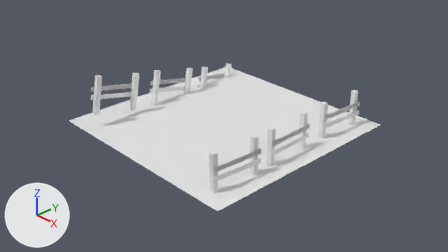
Two versions of the Blender file 36-portalscene-creating-a-scene-in-blender/blender.blend, one commit apart.
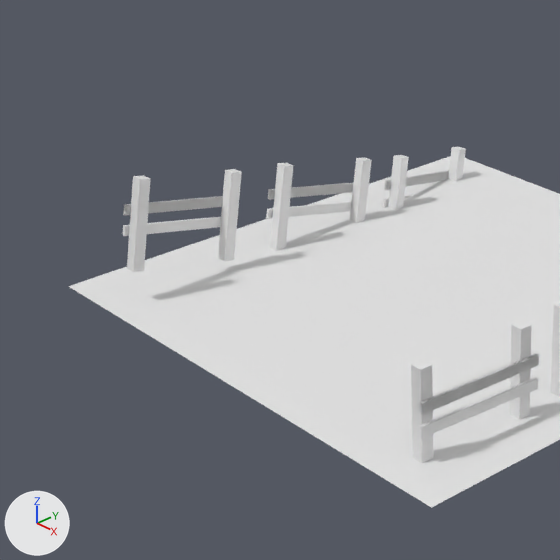
There are two pictures of each version: one from the file's camera 'Camera', one close up on the part from 9% to 60% of the width and 1% to 92% of the height. Arrows for +X, +Y and +Z are at lower left; the lights stay in place.
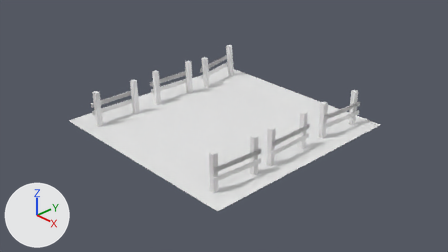
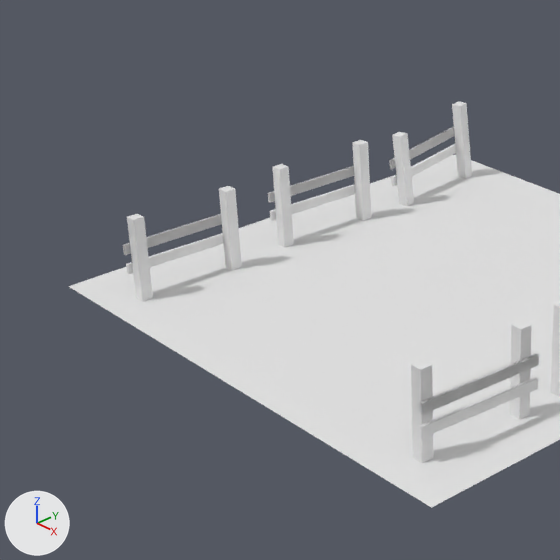
Changed parts and their boxes (x1, y1, x2, y2) in the close-ups (560 x 560 px):
'Cube.004', moved, turned: before (123, 169, 242, 272); after (123, 186, 242, 302)
'Cube.005', moved, turned: before (266, 157, 372, 251); after (268, 140, 371, 248)
'Cube.006', moved, turned: before (382, 147, 466, 210); after (389, 101, 472, 206)

The change in detail:
Object 'Cube.004' (ob_cube_004) moves from (-1.475, -1.292, 0.381) to (-1.475, -1.274, 0.173).
Object 'Cube.004' (ob_cube_004) turns from (11, 1.7, 179) to (0.1, 1.5, 179) degrees about x, y and z.
Object 'Cube.005' (ob_cube_005) moves from (-1.517, 0.018, 0.116) to (-1.517, 0.07, 0.186).
Object 'Cube.005' (ob_cube_005) turns from (11, 1.7, 179) to (-0.1, 1.5, 179) degrees about x, y and z.
Object 'Cube.006' (ob_cube_006) moves from (-1.554, 1.183, -0.12) to (-1.554, 1.305, 0.176).
Object 'Cube.006' (ob_cube_006) turns from (11, 0.8, 189) to (-3.5, 3, 188) degrees about x, y and z.
